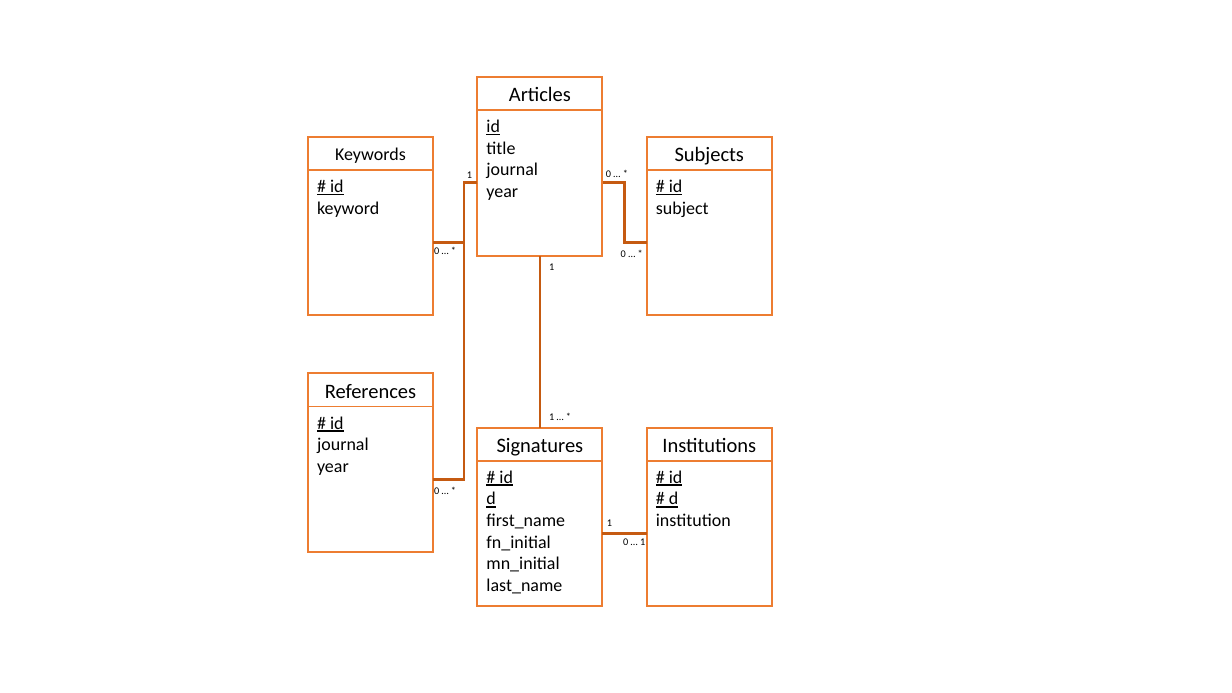
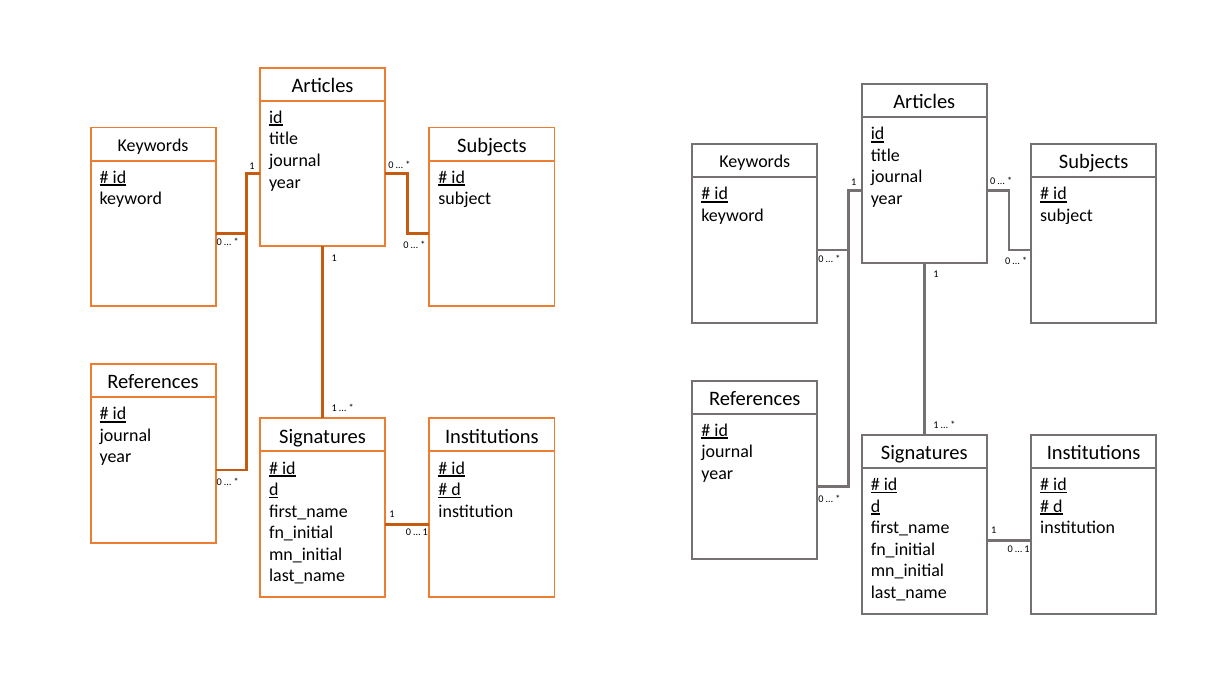
Before and after one commit to DMKM1517/author_disambiguation, a slide deck: slide 4 of Documents/diagrams.pptx. Drawn at 1232x693 pixels with LibreOffice and Linux fonts; fonts in the diff are those of the drawing. Boxes give left, top, right and bottom in pixels: in the first picture for what was removed or moved away, otherwise in the second. Text is boxed around its words. In the diff, an @@ line names an element or a change of style, - is before the commit and + after.

```diff
--- a/Documents/diagrams.pptx
+++ b/Documents/diagrams.pptx
@@ rectangle added at (862, 84, 987, 117), fill #FFFFFF, outline #767171 1.5 pt, 16 pt, text #000000 @@
+Articles
@@ rectangle added at (862, 117, 987, 262), fill #FFFFFF, outline #767171 1.5 pt, 14 pt, text #000000 @@
+id
+title
+journal
+year
@@ rectangle added at (692, 144, 817, 177), fill #FFFFFF, outline #767171 1.5 pt, 14 pt, text #000000 @@
+Keywords
@@ rectangle added at (1031, 144, 1156, 177), fill #FFFFFF, outline #767171 1.5 pt, 16 pt, text #000000 @@
+Subjects
@@ rectangle added at (692, 177, 817, 323), fill #FFFFFF, outline #767171 1.5 pt, 14 pt, text #000000 @@
+# id
+keyword
@@ text added at (851, 178, 856, 185), 8 pt, text #000000 @@
+1
@@ text added at (990, 177, 995, 184), 8 pt, text #000000 @@
+0 … *
@@ rectangle added at (1031, 177, 1156, 323), fill #FFFFFF, outline #767171 1.5 pt, 14 pt, text #000000 @@
+# id
+subject
@@ elbow line added from (862, 190) to (818, 250), #767171 2.25 pt @@
@@ elbow line added from (862, 190) to (818, 487), #767171 2.25 pt @@
@@ elbow line added from (987, 190) to (1031, 250), #767171 2.25 pt @@
@@ 8 rectangles, 8 texts, 1 line: place and size @@
-8 rectangles, 8 texts, 1 line at (308, 137, 772, 606)
+8 rectangles, 8 texts, 1 line at (91, 128, 555, 597)
@@ text added at (818, 255, 823, 262), 8 pt, text #000000 @@
+0 … *
@@ line added from (924, 435) to (924, 262), #767171 2.25 pt @@
@@ text added at (1005, 257, 1010, 264), 8 pt, text #000000 @@
+0 … *
@@ text added at (933, 270, 938, 277), 8 pt, text #000000 @@
+1
@@ rectangle added at (692, 381, 817, 414), fill #FFFFFF, outline #767171 1.5 pt, 16 pt, text #000000 @@
+References
@@ rectangle added at (692, 414, 817, 559), fill #FFFFFF, outline #767171 1.5 pt, 14 pt, text #000000 @@
+# id
+journal
+year
@@ rectangle added at (862, 435, 987, 469), fill #FFFFFF, outline #767171 1.5 pt, 16 pt, text #000000 @@
+Signatures
@@ text added at (933, 421, 938, 428), 8 pt, text #000000 @@
+1 … *
@@ rectangle added at (1031, 435, 1156, 469), fill #FFFFFF, outline #767171 1.5 pt, 16 pt, text #000000 @@
+Institutions
@@ rectangle added at (862, 469, 987, 614), fill #FFFFFF, outline #767171 1.5 pt, 14 pt, text #000000 @@
+# id
+d
+first_name
+fn_initial
+mn_initial
+last_name
@@ rectangle added at (1031, 469, 1156, 614), fill #FFFFFF, outline #767171 1.5 pt, 14 pt, text #000000 @@
+# id
+# d
+institution
@@ text added at (818, 495, 823, 502), 8 pt, text #000000 @@
+0 … *
@@ 4 rectangles, 3 elbow lines, 1 text, 1 line: place and size @@
-4 rectangles, 3 elbow lines, 1 text, 1 line at (433, 77, 647, 606)
+4 rectangles, 3 elbow lines, 1 text, 1 line at (215, 67, 430, 597)
@@ text added at (991, 526, 996, 533), 8 pt, text #000000 @@
+1
@@ line added from (1031, 541) to (987, 541), #767171 2.25 pt @@
@@ text added at (1008, 545, 1029, 552), 8 pt, text #000000 @@
+0 … 1
```
Also in this commit, not shown: 2 other slides changed, 1 slide added, 3 other files.
